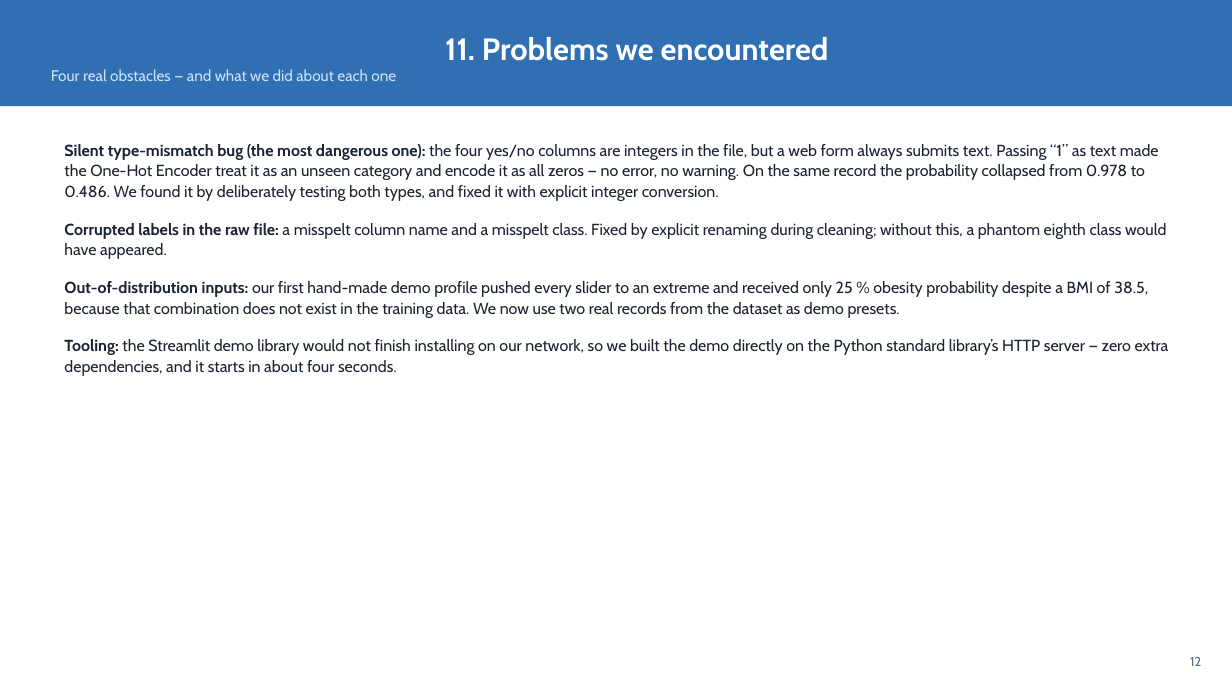
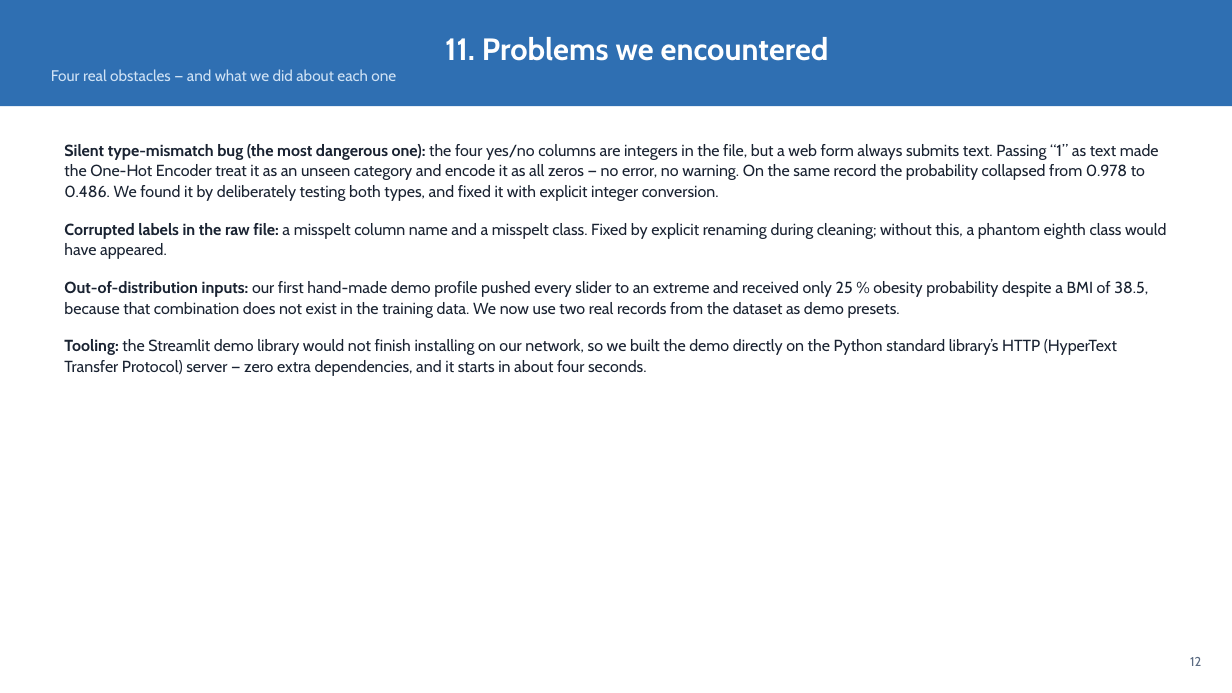
Before and after one commit to yhtt615/obesity-screening, a slide deck: slide 12 of outputs/Second_Progress_Report.pptx. Drawn at 1232x693 pixels with LibreOffice and Linux fonts; fonts in the diff are those of the drawing. Boxes give left, top, right and bottom in pixels: in the first picture for what was removed or moved away, otherwise in the second. Text is boxed around its words. In the diff, an @@ line names an element or a change of style, - is before the commit and + after.

```diff
--- a/outputs/Second_Progress_Report.pptx
+++ b/outputs/Second_Progress_Report.pptx
@@ text at bbox=[64, 339, 1117, 376]: text changed @@
-Tooling: the Streamlit demo library would not finish installing on our network, so we built the demo directly on the Python standard library’s HTTP server — zero extra dependencies, and it starts in about four seconds.
+Tooling: the Streamlit demo library would not finish installing on our network, so we built the demo directly on the Python standard library’s HTTP (HyperText Transfer Protocol) server — zero extra dependencies, and it starts in about four seconds.
```
Also in this commit, not shown: 4 other slides changed, 19 other files.
